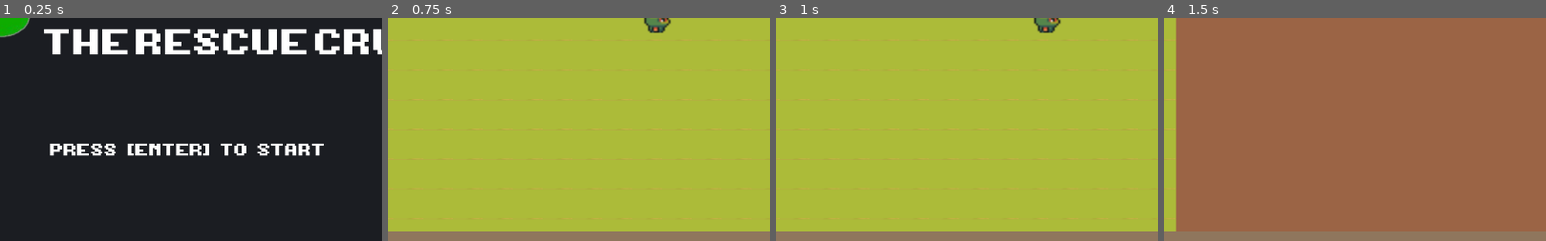
Above: before the commit, frames 1-4 (left to right).
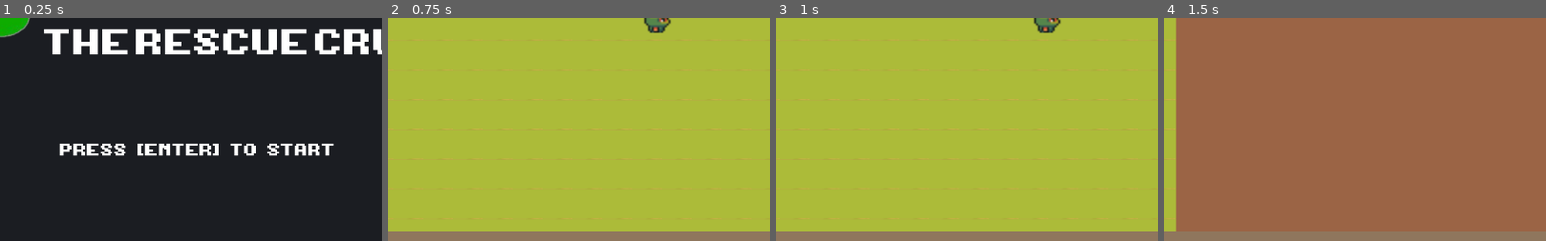
Above: after the commit, the same moments.

Repository: 12-cactus/espi-and-the-rescue-crusade
Game: Godot game, scene res://Main.tscn
Same seed, same stepped clock (60 frames per second), same inputs: the game is played once before the commit and once after it.
Inputs (mouse positions are % of the whole screen's width and height, from its top left):
- Up to frame 1 (0.25 s): no input
- Up to frame 2 (0.75 s): tap Enter (start) at 0.5 s; move the mouse to (72, 45) at 0.52 s; hold Right (right) from 0.53 s (still down); hold Enter (start) from 0.53 s (still down)
- Up to frame 3 (1 s): keep holding Right (right); keep holding Enter (start)
- Up to frame 4 (1.5 s): move the mouse to (30, 55) at 1.27 s; release Right (right) at 1.28 s; release Enter (start) at 1.28 s; hold Down (down) from 1.28 s (still down); tap W (bag) at 1.35 s
The pictures show only the part of the screen within x 24-74%, y 50-100%; the shares and areas given below are measured in that part.

The runs differ from the first frame. In frame 1, 2.4% of the frame differs, in the area x 13-88%, y 56-62%; in frame 2, nothing differs; in frame 3, nothing differs; in frame 4, nothing differs.

Commit message:
:sparkles: add reset

Diff:
--- a/GUI.gd
+++ b/GUI.gd
@@ -2,6 +2,7 @@
 
 onready var LifeBar = $LifeBar
 onready var Start: TextureRect = $Start
+onready var Restart: TextureRect = $Restart
 onready var WindowFrame: TextureRect = $WindowFrame
 
 func _on_World_start():
@@ -9,8 +10,18 @@
 
 func show():
 	Start.visible = false
+	Restart.visible = false
 	LifeBar.visible = true
 	WindowFrame.visible = true
 
 func on_player_hit(damage):
 	LifeBar.life -= damage
+
+func on_player_dead():
+	Start.visible = false
+	Restart.visible = true
+	LifeBar.visible = false
+	WindowFrame.visible = false
+
+func on_player_revive():
+	show()
--- a/Main.gd
+++ b/Main.gd
@@ -7,3 +7,6 @@
 func _ready():
 	Espi.connect("hit", GUI, "on_player_hit")
 	LifeBar.connect("dead", Espi, "death")
+	LifeBar.connect("dead", GUI, "on_player_dead")
+	LifeBar.connect("revive", Espi, "revive")
+	LifeBar.connect("revive", GUI, "on_player_revive")
--- a/Main.tscn
+++ b/Main.tscn
@@ -9,6 +9,7 @@
 [ext_resource path="res://assets/GUI/Start.png" type="Texture" id=7]
 [ext_resource path="res://assets/Font/NormalFont.tres" type="DynamicFont" id=8]
 [ext_resource path="res://entities/player/LifeBar.tscn" type="PackedScene" id=9]
+[ext_resource path="res://assets/GUI/End.png" type="Texture" id=10]
 
 [node name="Main" type="Node"]
 script = ExtResource( 5 )
@@ -32,6 +33,26 @@
 rect_scale = Vector2( 2.6, 2.6 )
 custom_fonts/font = ExtResource( 8 )
 text = "PRESS [ENTER] TO START"
+align = 1
+
+[node name="Restart" type="TextureRect" parent="GUI"]
+visible = false
+margin_right = 40.0
+margin_bottom = 40.0
+texture = ExtResource( 10 )
+__meta__ = {
+"_edit_use_anchors_": false
+}
+
+[node name="Label" type="Label" parent="GUI/Restart"]
+margin_left = 318.396
+margin_top = 459.355
+margin_right = 470.396
+margin_bottom = 473.355
+rect_scale = Vector2( 2.6, 2.6 )
+custom_fonts/font = ExtResource( 8 )
+text = "PRESS [R] TO RESTART"
+align = 1
 
 [node name="WindowFrame" type="TextureRect" parent="GUI"]
 visible = false
--- a/entities/player/Espi.gd
+++ b/entities/player/Espi.gd
@@ -4,8 +4,6 @@
 
 onready var body: AnimatedSprite = $Body
 onready var Bag: MarginContainer = $Bag
-
-onready var dead_timer = $DeadTimer
 
 var speed: int = 200
 var velocity: Vector2 = Vector2.ZERO
@@ -31,7 +29,6 @@
 	if item_picked != null:
 		Bag.add(item_picked)
 		item_picked = null
-
 
 	velocity = Vector2(Mov.RIGHT-Mov.LEFT, Mov.DOWN-Mov.UP)
 	velocity = velocity.normalized() * speed
@@ -77,12 +74,17 @@
 		arm.initialize(self, global_position, direction)
 
 func notify_hit():
-	emit_signal("hit", 1)
+	emit_signal("hit", 2)
 
 func death():
-	body.frame = 4
-	dead_timer.connect("timeout", self, "_on_dead_timer_timeout")
-	dead_timer.start()
+	call_deferred("_remove")
+
+func revive():
+	position = Vector2(112, 330)
+	body.frame = 0
+	collision_layer = 1
+	show()
+	set_physics_process(true)
 
 func _on_dead_timer_timeout():
 	call_deferred("_remove")
--- a/entities/player/Espi.tscn
+++ b/entities/player/Espi.tscn
@@ -6,7 +6,6 @@
 [ext_resource path="res://assets/Food/Fish.png" type="Texture" id=4]
 [ext_resource path="res://entities/player/Bag.gd" type="Script" id=5]
 [ext_resource path="res://entities/player/Camera2D.gd" type="Script" id=6]
-[ext_resource path="res://assets/Actors/Espi/Dead.png" type="Texture" id=7]
 
 [sub_resource type="AtlasTexture" id=1]
 flags = 4
@@ -30,7 +29,7 @@
 
 [sub_resource type="SpriteFrames" id=5]
 animations = [ {
-"frames": [ SubResource( 1 ), SubResource( 2 ), SubResource( 3 ), SubResource( 4 ), ExtResource( 6 ) ],
+"frames": [ SubResource( 1 ), SubResource( 2 ), SubResource( 3 ), SubResource( 4 ), null ],
 "loop": true,
 "name": "idle",
 "speed": 5.0
@@ -47,9 +46,6 @@
 [node name="Body" type="AnimatedSprite" parent="."]
 frames = SubResource( 5 )
 animation = "idle"
-
-[node name="DeadTimer" type="Timer" parent="."]
-wait_time = 0.619
 
 [node name="CollisionShape2D" type="CollisionShape2D" parent="."]
 shape = SubResource( 6 )
--- a/entities/player/LifeBar.gd
+++ b/entities/player/LifeBar.gd
@@ -1,6 +1,7 @@
 extends Control
 
 signal dead
+signal revive
 
 export var start_life = 12
 
@@ -12,12 +13,20 @@
 onready var hearts = $Hearts
 onready var tween = $Tween
 
+func _physics_process(_delta):
+	if is_dead() && Input.is_action_pressed("restart"):
+		reset()
+		emit_signal("revive")
+
 func _ready():
 	self.max_life = 12
 	self.life = start_life
 
 func reset():
 	self.life = max_life
+
+func is_dead() -> bool:
+	return life <= 0
 
 func set_life(v):
 	life = v
@@ -34,7 +43,7 @@
 		hearts.get_child(i).frame = 0
 	for i in range(ceil(life_preview/NBR_BY_HEART)):
 		var child = hearts.get_child(i)
-		var frame_target = clamp(remaining_life,0,4)
+		var frame_target = int(clamp(remaining_life,0,4))
 		remaining_life = clamp(remaining_life-4,0,INF)
 		child.frame = frame_target
 
--- a/project.godot
+++ b/project.godot
@@ -70,6 +70,11 @@
 , Object(InputEventKey,"resource_local_to_scene":false,"resource_name":"","device":0,"alt":false,"shift":false,"control":false,"meta":false,"command":false,"pressed":false,"scancode":16777238,"unicode":0,"echo":false,"script":null)
  ]
 }
+restart={
+"deadzone": 0.5,
+"events": [ Object(InputEventKey,"resource_local_to_scene":false,"resource_name":"","device":0,"alt":false,"shift":false,"control":false,"meta":false,"command":false,"pressed":false,"scancode":82,"unicode":0,"echo":false,"script":null)
+ ]
+}
 
 [rendering]
 
Not shown: 1 places in Main.tscn that only renumber resources
Binary file added: assets/GUI/End.png
Not shown, added: assets/GUI/End.png.import
